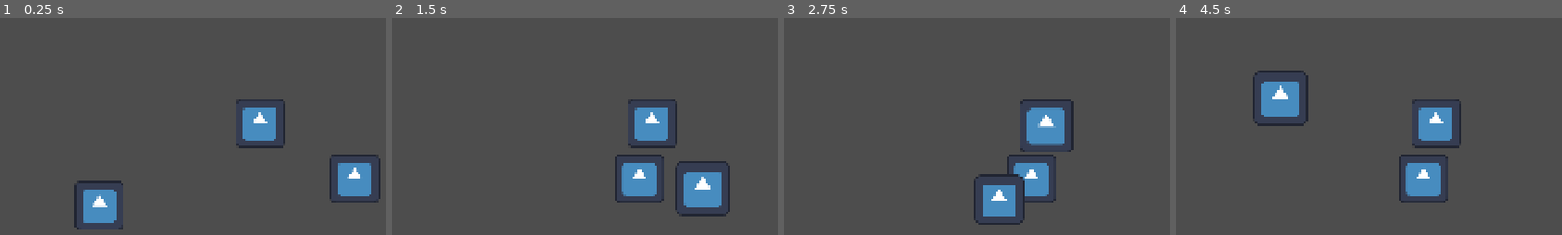
Above: before the commit, frames 1-4 (left to right).
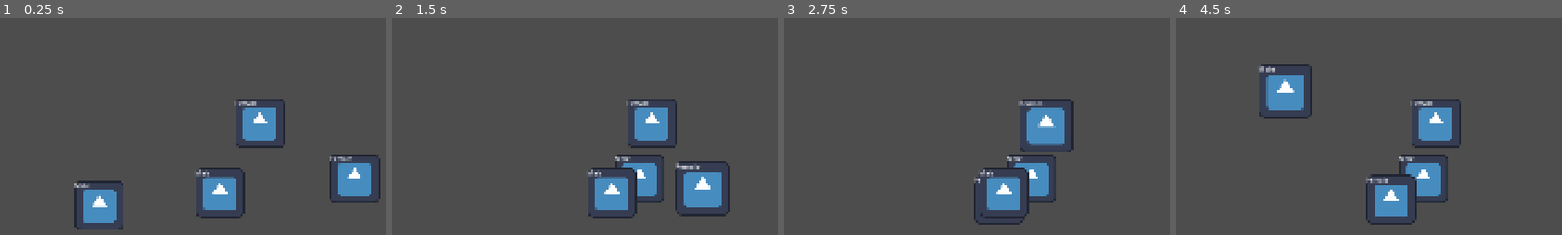
Above: after the commit, the same moments.

Repository: chirp-games/godot-wild-jam-98
Game: Godot game, scene res://mech_builder_test/MechBuilder.tscn
Same seed, same stepped clock (60 frames per second), same inputs: the game is played once before the commit and once after it. The project has no main scene, so this scene is started directly. The engine's default icon, where the game draws it, is replaced by a stand-in: a white triangle on a blue panel in a dark square.
Inputs (mouse positions are in pixels of both pictures, inside the frame that each line leads up to):
- Up to frame 1 (0.25 s): no input
- Up to frame 2 (1.5 s): tap Enter at 0.5 s; drag from (492, 204) to (639, 178) at 0.52 s; drag from (747, 178) to (608, 200) at 1.27 s
- Up to frame 3 (2.75 s): move the mouse to (1042, 124) at 2.02 s; press the mouse at (1042, 124) at 2.03 s; right-click (1042, 124) at 2.3 s
- Up to frame 4 (4.5 s): release the mouse at (1434, 124) at 2.75 s; tap Space at 2.75 s; drag from (1392, 200) to (1206, 54) at 2.77 s; move the mouse to (outside the picture) at 3.52 s; press the mouse at (outside the picture) at 3.53 s; right-click (outside the picture) at 3.8 s; release the mouse at (outside the picture) at 4.25 s; tap Enter at 4.25 s; drag from (1206, 54) to (1423, 178) at 4.27 s

The runs differ from the first frame. In frame 1, 2.0% of the frame differs, in the area x 19-92%, y 38-93%; in frame 2, 2.2%; in frame 3, 2.0%; in frame 4, 4.2%, in the area x 19-67%, y 21-96%.

Commit message:
trigger and activate!

Diff:
--- a/mech_builder_test/MechBuilder.tscn
+++ b/mech_builder_test/MechBuilder.tscn
@@ -30,6 +30,7 @@
 offset_right = 1291.0
 offset_bottom = 765.0
 texture = ExtResource("1_pqhld")
+type = 1
 
 [node name="MechPieceC" parent="." unique_id=266490097 instance=ExtResource("2_h8sgc")]
 offset_left = 917.0
@@ -37,6 +38,14 @@
 offset_right = 1045.0
 offset_bottom = 621.0
 texture = ExtResource("1_pqhld")
+type = 1
+
+[node name="MechPieceD" parent="." unique_id=1470958278 instance=ExtResource("2_h8sgc")]
+offset_left = 814.0
+offset_top = 674.0
+offset_right = 942.0
+offset_bottom = 802.0
+texture = ExtResource("1_pqhld")
 
 [node name="Wires" type="Node2D" parent="." unique_id=567382552]
 unique_name_in_owner = true
--- a/mech_builder_test/MechPiece.tscn
+++ b/mech_builder_test/MechPiece.tscn
@@ -5,4 +5,11 @@
 [node name="MechPiece" type="TextureRect" unique_id=784979916 groups=["mech_piece"]]
 script = ExtResource("1_i7vm1")
 
+[node name="Label" type="Label" parent="." unique_id=1616674815]
+unique_name_in_owner = true
+layout_mode = 0
+offset_right = 40.0
+offset_bottom = 23.0
+text = "Male"
+
 [connection signal="gui_input" from="." to="." method="_on_gui_input"]
--- a/mech_builder_test/Wire.tscn
+++ b/mech_builder_test/Wire.tscn
@@ -3,5 +3,5 @@
 [ext_resource type="Script" uid="uid://ck517mhqm7tye" path="res://mech_builder_test/wire.gd" id="1_vu2bv"]
 
 [node name="Wire" type="Line2D" unique_id=1493990197 groups=["wire"]]
-width = 20.0
 script = ExtResource("1_vu2bv")
+hover_margin = null
--- a/mech_builder_test/mech_builder.gd
+++ b/mech_builder_test/mech_builder.gd
@@ -7,6 +7,7 @@
 func _ready() -> void:
 	for piece: MechPiece in get_tree().get_nodes_in_group("mech_piece"):
 		piece.wire_started.connect(func(): _wire_started(piece))
+		piece.trigger.connect(func(): _trigger(piece))
 
 func _wire_started(piece: MechPiece):
 	if currently_building_wire:
@@ -16,13 +17,21 @@
 	w.a = piece
 	currently_building_wire = w
 
+func _trigger(piece: MechPiece):
+	if piece.type == MechPiece.Type.Female:
+		for w: Wire in get_tree().get_nodes_in_group("wire"):
+			if w.a == piece:
+				w.b.activate()
+			if w.b == piece:
+				w.a.activate()
+
 func try_placing_wire():
 	if not currently_building_wire:
 		return
 	for piece: MechPiece in get_tree().get_nodes_in_group("mech_piece"):
 		if currently_building_wire.a == piece:
 			continue
-		if piece.get_global_rect().has_point(get_global_mouse_position()):
+		if piece.get_global_rect().has_point(get_global_mouse_position()) and piece.type != currently_building_wire.a.type:
 			currently_building_wire.b = piece
 			currently_building_wire = null
 			return
--- a/mech_builder_test/mech_piece.gd
+++ b/mech_builder_test/mech_piece.gd
@@ -2,10 +2,34 @@
 
 class_name MechPiece
 
+## Emitted when the player clicks to make a wire.
 signal wire_started
 signal wire_ended
 
+## When the mech piece needs to send a signal.
+## Should only be activated by male ends.
+signal trigger
+
+@onready var label: Label = %Label
+
+enum Type {
+	Male,
+	Female,
+}
+@export var type: Type = Type.Male
+
+func activate():
+	print(get_path())
+
+func _ready() -> void:
+	if type == Type.Male:
+		label.text = "Male"
+	if type == Type.Female:
+		label.text = "Female"
+
 func _on_gui_input(event: InputEvent) -> void:
+	if event.is_action_pressed("left_click"):
+		trigger.emit()
 	if event.is_action_pressed("right_click"):
 		wire_started.emit()
 	if event.is_action_released("right_click"):
--- a/mech_builder_test/wire.gd
+++ b/mech_builder_test/wire.gd
@@ -6,6 +6,9 @@
 
 @export var a: MechPiece
 @export var b: MechPiece
+@export var hover_margin := 10
+var delete_started = false
+
 
 func _ready() -> void:
 	add_point(Vector2(0, 0))
@@ -23,17 +26,40 @@
 
 	set_point_position(1, end_point)
 
-	if is_hovered():
+	var make_red = false
+	if delete_started:
+		make_red = true
+	if is_deletable() and not Input.is_action_pressed("right_click"):
+		make_red = true
+	if not is_placable() and not b:
+		make_red = true
+
+	if make_red:
 		default_color = Color(0.741, 0.0, 0.0, 1.0)
 	else:
 		default_color = Color(0.134, 0.39, 0.688, 1.0)
 
+func is_deletable():
+	return is_hovered()
+
+func is_placable():
+	if b:
+		return true
+	for piece: MechPiece in get_tree().get_nodes_in_group("mech_piece"):
+		if piece.get_global_rect().has_point(get_global_mouse_position()) and piece.type != a.type:
+			return true
+	return false
+
 func is_hovered():
-	var p1 := Geometry2D.get_closest_point_to_segment(get_global_mouse_position(), points.get(0), points.get(1))
+	var p1 := Geometry2D.get_closest_point_to_segment(get_global_mouse_position(), get_point_position(0), get_point_position(1))
 	var p2 := get_global_mouse_position()
-	return (p1 - p2).abs() < Vector2(Vector2.ONE * (width / 2.))
+	return (p1 - p2).abs() < Vector2(Vector2.ONE * hover_margin)
 
 func _input(event: InputEvent) -> void:
 	if event.is_action_pressed("right_click"):
-		if is_hovered():
+		if is_deletable():
+			delete_started = true
+	if event.is_action_released("right_click"):
+		if delete_started:
+			delete_started = false
 			queue_free()
